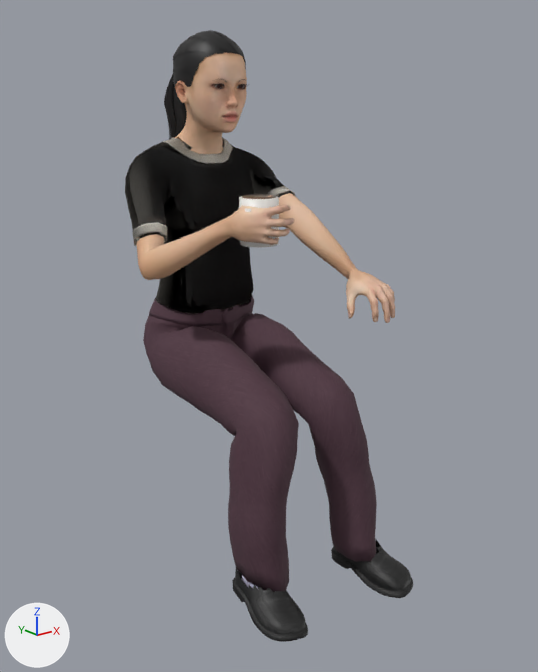
Renders of the glTF model assets/props/people-ava-sit-coffee.glb from each side of a commit.
Both versions are drawn from a 50 mm camera at (-0.952, -1.132, 0.045) aimed at (0.037, 0.105, -0.45). Every picture has the same lights, and +X, +Y and +Z are marked at lower left. The older version comes first.

The first picture shows 'people-ava-sit-coffee'.
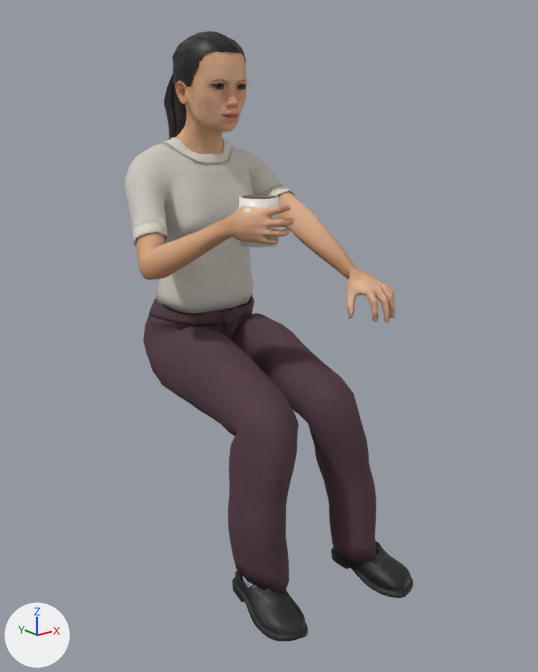
The change, as JSON lines over the scene's bpy script:
```json
{"op": "remove", "block": "mat_human_toigo_basic_tucked_t_shirt", "code": "n3 = _N.new('ShaderNodeNormalMap'); n3.name = 'Normal Map'"}
{"op": "remove", "block": "mat_human_toigo_basic_tucked_t_shirt", "code": "n3.uv_map = 'UVMap'"}
{"op": "remove", "block": "mat_human_toigo_basic_tucked_t_shirt", "code": "n4 = _N.new('ShaderNodeTexImage'); n4.name = 'Image Texture.001'"}
{"op": "remove", "block": "mat_human_toigo_basic_tucked_t_shirt", "code": "n4.image = img_t_shirt_basic_bump"}
{"block": "mat_human_toigo_basic_tucked_t_shirt", "where": "n0 = _N.new('ShaderNodeBsdfPrincipled'); n0.name = 'Principled BSDF'"}
{"op": "remove", "block": "mat_human_toigo_basic_tucked_t_shirt", "code": "_L.new(n3.outputs[0], n0.inputs[5])  # 'Normal' to 'Normal'"}
{"op": "remove", "block": "mat_human_toigo_basic_tucked_t_shirt", "code": "_L.new(n4.outputs[0], n3.inputs[1])  # 'Color' to 'Color'"}
```

What differs and where, as boxes [x1, y1, x2, y2] in the pictures (538 x 672 px):
```json
{"object": "people-ava-sit-coffee", "change": "surface changed", "before": [125, 31, 395, 641], "after": [125, 31, 395, 641]}
```
